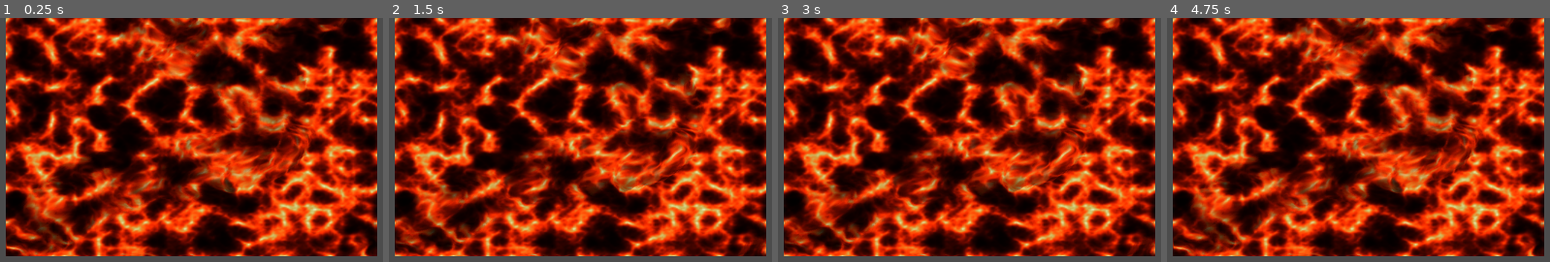
Above: before the commit, frames 1-4 (left to right).
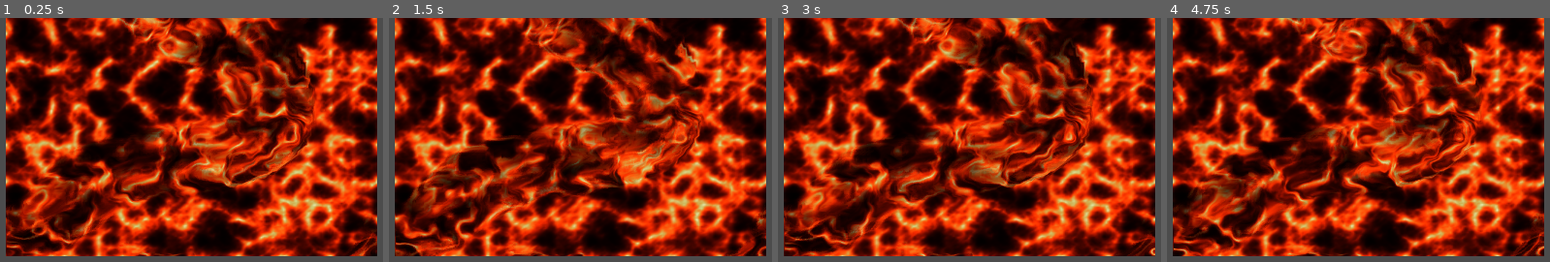
Above: after the commit, the same moments.

Repository: JaccomoLorenz/godot-flow-map-shader
Game: Godot game, scene res://assets/maujoe.flowmap_shader/demo/canvas_example.tscn
Same seed, same stepped clock (60 frames per second), same inputs: the game is played once before the commit and once after it. This scene is started directly instead of the project's main scene.
Inputs (mouse positions are in pixels of both pictures, inside the frame that each line leads up to):
- Up to frame 1 (0.25 s): no input
- Up to frame 2 (1.5 s): move the mouse to (outside the picture) at 0.52 s; hold Right (ui_right) 0.53-1.25 s; click (outside the picture) at 0.67 s; drag from (595, 257) to (outside the picture) at 1.27 s
- Up to frame 3 (3 s): move the mouse to (outside the picture) at 2.02 s; hold Right (ui_right) 2.03-2.75 s; drag from (outside the picture) to (908, 169) at 2.77 s
- Up to frame 4 (4.75 s): move the mouse to (outside the picture) at 3.52 s; hold Left (ui_left) 3.53-4.25 s; drag from (1297, 169) to (1412, 127) at 4.27 s

The runs differ from the first frame. In frame 1, 70% of the frame differs, in the area x 1-99%, y 0-98%; in frame 2, 71%; in frame 3, 70%; in frame 4, 71%.

Commit message:
Add flow_speed parameter

Diff:
--- a/assets/maujoe.flowmap_shader/demo/canvas_example.tscn
+++ b/assets/maujoe.flowmap_shader/demo/canvas_example.tscn
@@ -11,7 +11,7 @@
 
 [sub_resource type="ShaderMaterial" id=3]
 shader = ExtResource( 1 )
-shader_param/flow_speed = 0.1
+shader_param/flow_speed = 3.0
 shader_param/flow_noise_size = Vector2( 1, 1 )
 shader_param/flow_noise_influence = 1.0
 shader_param/noise_texture_channel = Plane( 1, 0, 0, 0 )
@@ -19,7 +19,7 @@
 shader_param/flow_map_y_channel = Plane( 0, 1, 0, 0 )
 shader_param/channel_flow_direction = Vector2( 1, -1 )
 shader_param/blend_cycle = 1.0
-shader_param/cycle_speed = 1.0
+shader_param/cycle_speed = 0.2
 shader_param/flow_map = ExtResource( 2 )
 shader_param/flow_noise = SubResource( 2 )
 
@@ -27,6 +27,6 @@
 
 [node name="lava" type="Sprite" parent="."]
 material = SubResource( 3 )
-position = Vector2( 537, 257 )
-scale = Vector2( 3.59375, 2.61719 )
+position = Vector2( 537, 223.288 )
+scale = Vector2( 3.59375, 2.88056 )
 texture = ExtResource( 3 )
--- a/assets/maujoe.flowmap_shader/shader/canvas_flowmap.shader
+++ b/assets/maujoe.flowmap_shader/shader/canvas_flowmap.shader
@@ -30,7 +30,7 @@
 	vec2 flow;
 	flow.x = dot(flow_tex, flow_map_x_channel) * 2.0 - 1.0;
 	flow.y = dot(flow_tex, flow_map_y_channel) * 2.0 - 1.0;
-	flow *= normalize(channel_flow_direction);
+	flow *= normalize(channel_flow_direction) * flow_speed;
 
 	// Blend factor to mix the two layers
 	float blend_factor = abs(half_cycle - phase1)/half_cycle;
